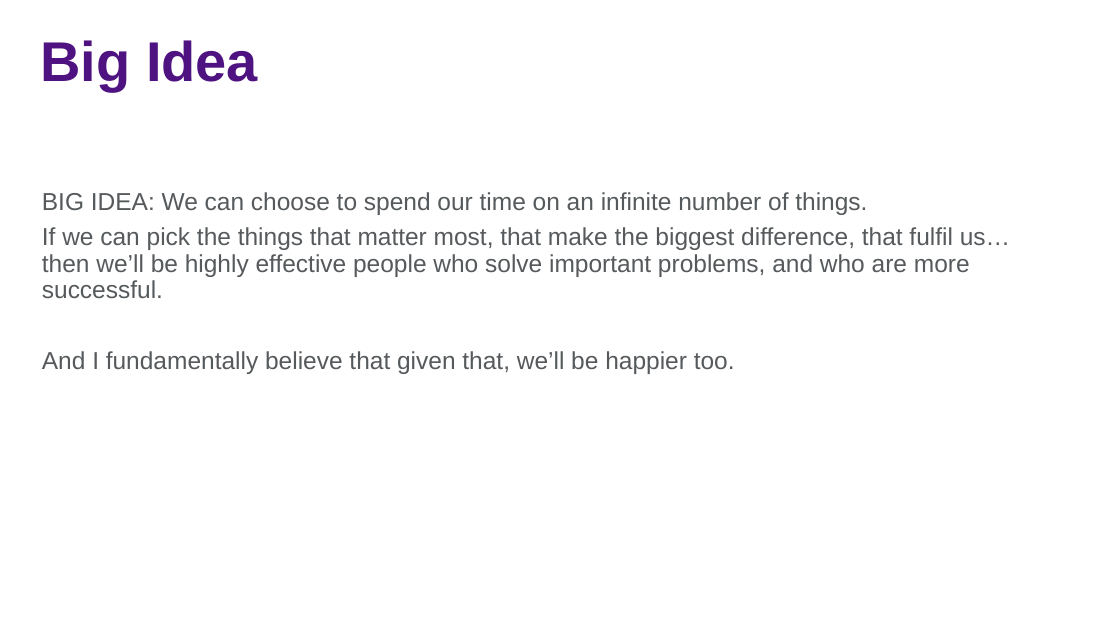
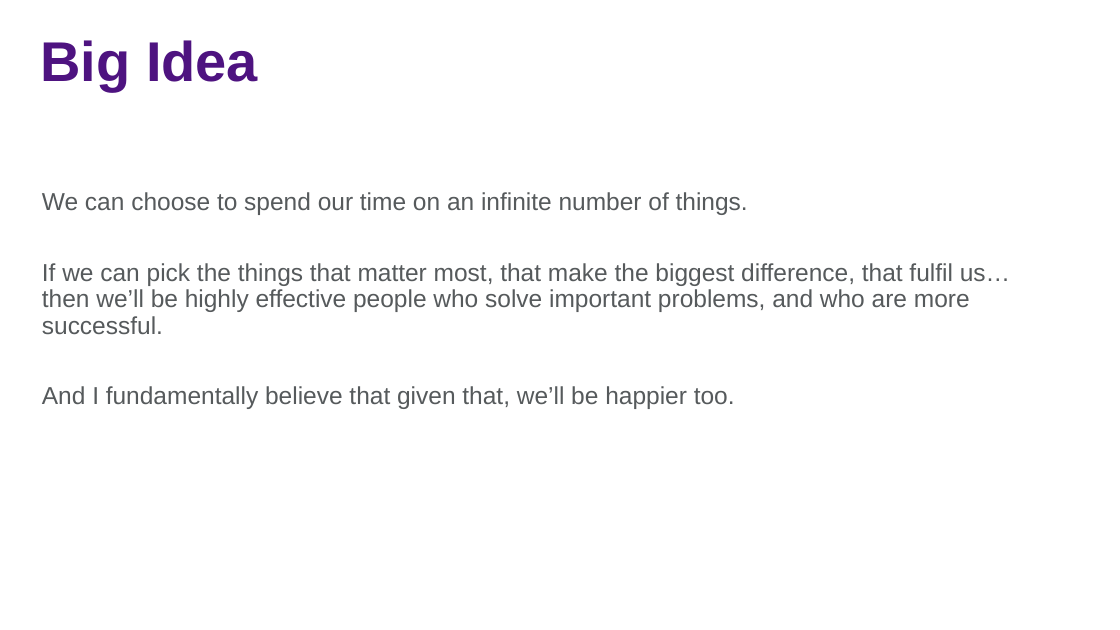
Before and after one commit to jasonjwood/presentations, a slide deck: slide 2 of InFusion2016 - Getting It Done - Jason Wood.pptx. Drawn at 1120x630 pixels with LibreOffice and Linux fonts; fonts in the diff are those of the drawing; background and template pictures are left out. Boxes give left, top, right and bottom in pixels: in the first picture for what was removed or moved away, otherwise in the second. Text is boxed around its words. In the diff, an @@ line names an element or a change of style, - is before the commit and + after.

```diff
--- a/InFusion2016 - Getting It Done - Jason Wood.pptx
+++ b/InFusion2016 - Getting It Done - Jason Wood.pptx
@@ text at (x1=42, y1=192, x2=748, y2=215): text changed @@
-BIG IDEA: We can choose to spend our time on an infinite number of things.
+We can choose to spend our time on an infinite number of things.
```
Also in this commit, not shown: 14 other slides changed, 4 slides added, 3 slides removed, 1 other file.
